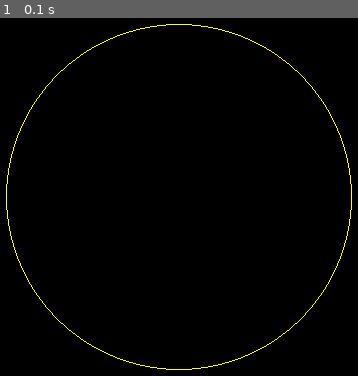
Above: before the commit, frame 1.
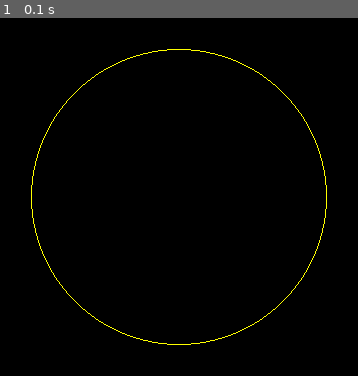
Above: after the commit, the same moment.

Repository: jollescott/hawking-radiation
Game: pygame game, started from src/pygame-simulation/main.py
Two runs of this game, one before a commit and one after it. Both use one fixed random seed, a clock stepped at 60 frames per second and the inputs below.
Inputs:
- Up to frame 1 (0.1 s): no input

The runs differ from the first frame. In frame 1, 1.4% of the frame differs, in the area x 1-99%, y 1-99%.

Commit message:
Added mass & new force calculations & new black hole radius calculation & small fixes

Diff:
--- /dev/null
+++ b/src/pygame-simulation/formulas.py
@@ -0,0 +1,19 @@
+import math
+
+
+# gravitational constant
+G = 6.674 * 10**-11
+
+# light speed
+c = 2.99792458 * 10**8
+
+# mas of the sun
+Ms = 2 * 10**30
+
+
+def gravitational_force(M1, M2, r):
+    return G * M1 * M2 / math.pow(r, 2)
+
+
+def schwarzschild_radius(M):
+    return 2 * G * M / math.pow(c, 2)
--- a/src/pygame-simulation/world/black_hole.py
+++ b/src/pygame-simulation/world/black_hole.py
@@ -2,10 +2,13 @@
 import math
 import vector
 from pygame import draw
+import formulas
 
 
 class black_hole:
+    gravity_constant = 0.000001
     event_horizon_force = 100
+    mass_los_per_particle = 10000
 
     def __init__(self, position, mass):
         self.position = position
@@ -13,7 +16,7 @@
         self.eaten_particles = []
 
     def get_radius(self):
-        return math.sqrt(self.mass / self.event_horizon_force)
+        return formulas.schwarzschild_radius(self.mass)
 
     def eat_particle(self, particle):
         # disconnect with all connected particles
@@ -21,16 +24,34 @@
             p.connected_particles.remove(particle)
         particle.connected_particles = []
 
-        # set particle velcity towards black hole center
-        particle.velocity = vector.change_length(
-            vector.point_from_to(
-                particle.position,
-                self.position
-            ),
-            vector.get_length(particle.velocity)
-        )
+        # # set particle velcity towards black hole center
+        # particle.velocity = vector.change_length(
+        #     vector.point_from_to(
+        #         particle.position,
+        #         self.position
+        #     ),
+        #     vector.get_length(particle.velocity)
+        # )
 
         self.eaten_particles.append(particle)
+
+    def calculate_particle_force(self, particle):
+        return (
+            vector.change_length(
+                vector.point_from_to(
+                    particle.position,
+                    self.position
+                ),
+                formulas.gravitational_force(
+                    self.mass,
+                    particle.mass,
+                    vector.get_distance(
+                        self.position,
+                        particle.position
+                    )
+                )
+            )
+        )
 
     def update(self, elapsed_time):
         # Updates all particles and removes them if they have reached
@@ -40,26 +61,32 @@
             p = self.eaten_particles[index]
             if self.__should_be_removed(p):
                 self.eaten_particles.pop(index)
+                self.mass -= self.mass_los_per_particle
             else:
                 index += 1
 
-            p.update(elapsed_time)
+            p.update(
+                elapsed_time,
+                self.calculate_particle_force(p)
+            )
 
     def __should_be_removed(self, particle):
-        min_dist = 5
+        min_dist = 50
         return vector.get_distance(
             self.position,
             particle.position
         ) < min_dist
 
     def draw(self, surface):
-        draw.circle(
-            surface,
-            (255, 255, 0),
-            np.array(self.position, dtype=int),
-            int(self.get_radius()),
-            1
-        )
+        radius = int(self.get_radius())
+        if radius > 0:
+            draw.circle(
+                surface,
+                (255, 255, 0),
+                np.array(self.position, dtype=int),
+                radius,
+                1
+            )
         # draw all eaten particles
         for p in self.eaten_particles:
             p.draw(surface)
--- a/src/pygame-simulation/world/particle.py
+++ b/src/pygame-simulation/world/particle.py
@@ -7,6 +7,7 @@
     radius = 10
     spawn_velocity = 100
     force_constant = 10000
+    mass = 3 * 10**-13
 
     def __init__(self, is_positive, position=(0, 0), direction=(0, 0),
                  side_velocity=(0, 0)):
@@ -22,11 +23,11 @@
         # array of particles that this particle will react with
         self.connected_particles = []
 
-    def update(self, elapsed_time):
+    def update(self, elapsed_time, force):
         # force needs to be reset every update
-        self.force = (0, 0)
+        self.force = force
 
-        # add force from all concted particles
+        # add force from all connected particles
         for p in self.connected_particles:
             self.force = vector.add(self.force, self.__calculate_force(p))
 
@@ -55,28 +56,35 @@
         return vector.change_length(force_vector, force_strength)
 
     def draw(self, surface):
+        position = np.array(self.position, dtype=int)
         # draw particle
         color = (150, 255, 150) if self.is_positive else (255, 150, 150)
         draw.circle(
             surface,
             color,
-            np.array(self.position, dtype=int),
+            position,
             self.radius
         )
         # draw velocity vector
         draw.line(
             surface,
             (255, 255, 255),
-            self.position,
-            vector.add(self.position, np.array(self.velocity) * 0.3),
+            position,
+            np.array(
+                vector.add(self.position, np.array(self.velocity) * 0.3),
+                dtype=int
+            ),
             2
         )
         # draw force vector
         draw.line(
             surface,
             (100, 100, 255),
-            self.position,
-            vector.add(self.position, np.array(self.force) * 0.1),
+            position,
+            np.array(
+                vector.add(self.position, np.array(self.force) * 0.1),
+                dtype=int
+            ),
             2
         )
 
--- a/src/pygame-simulation/world/universe.py
+++ b/src/pygame-simulation/world/universe.py
@@ -4,6 +4,8 @@
 import math
 from world.particle import particle
 from world.black_hole import black_hole
+import formulas
+import numpy as np
 
 
 class universe:
@@ -12,7 +14,8 @@
 
     def __init__(self, size):
         self._size = size
-        self.black_hole = black_hole((size[0] / 2, size[1] / 2), 3000000)
+        self.black_hole = black_hole(np.array(size) * 0.5, formulas.Ms * 0.05)
+        print(self.black_hole.get_radius())
         self.particles = []
         self.__particle_spawn_timer = time.perf_counter()
 
@@ -36,19 +39,22 @@
                 cp_index += 1
 
             # update particle
-            p.update(elapsed_time)
+            p.update(
+                elapsed_time,
+                (0, 0)  # self.black_hole.calculate_particle_force(p)
+            )
             index += 1
 
         self.__particle_spawn_timer -= elapsed_time
         # check if it is time to spawn a particle pair
-        if self.__particle_spawn_timer <= 0:
+        if self.__particle_spawn_timer <= 0 and self.black_hole.mass > 0:
             self.spawn_particle_pair()
             self.__particle_spawn_timer = random.uniform(self.min_spawn_time,
                                                          self.max_spawn_time)
 
     def spawn_particle_pair(self):
-        spawn_on_horizon_change = 0.15
-        on_horizon = random.uniform(0, 1) < spawn_on_horizon_change
+        spawn_on_horizon_chance = 0.15
+        on_horizon = random.uniform(0, 1) < spawn_on_horizon_chance
 
         # spawn on event horizon
         if (on_horizon):
@@ -63,7 +69,11 @@
             inv_way = vector.invert(way)
 
             # side velocity
-            side_vel = (0, 0)
+            # side_vel = (0, 0)
+            # TODO: remove duplicated code
+            max_vel = 100
+            side_vel = vector.new_vector(random.uniform(-max_vel, max_vel),
+                                         vector.get_rotation(way) + math.pi/2)
 
         # spawn outside event horizon
         else:
